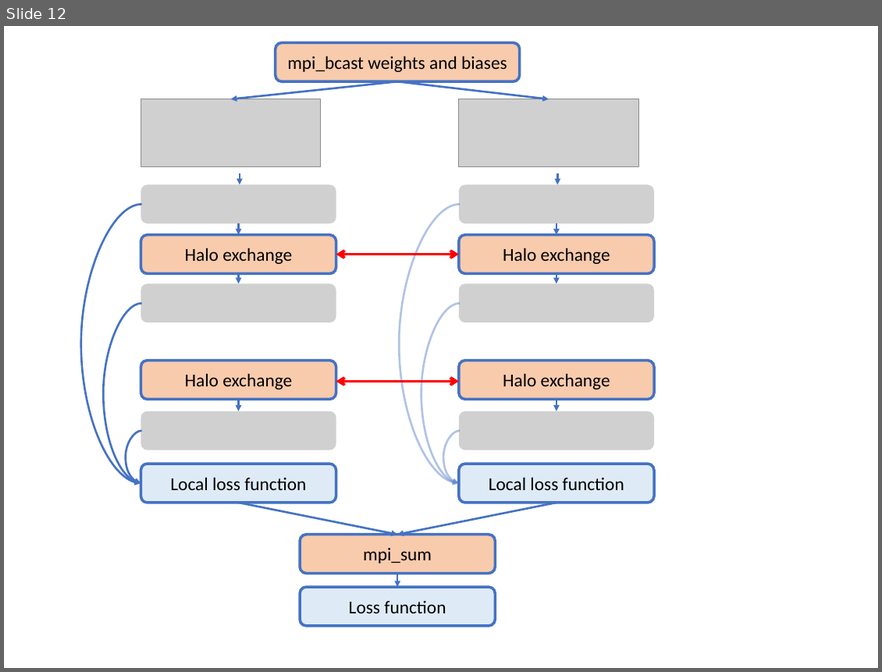
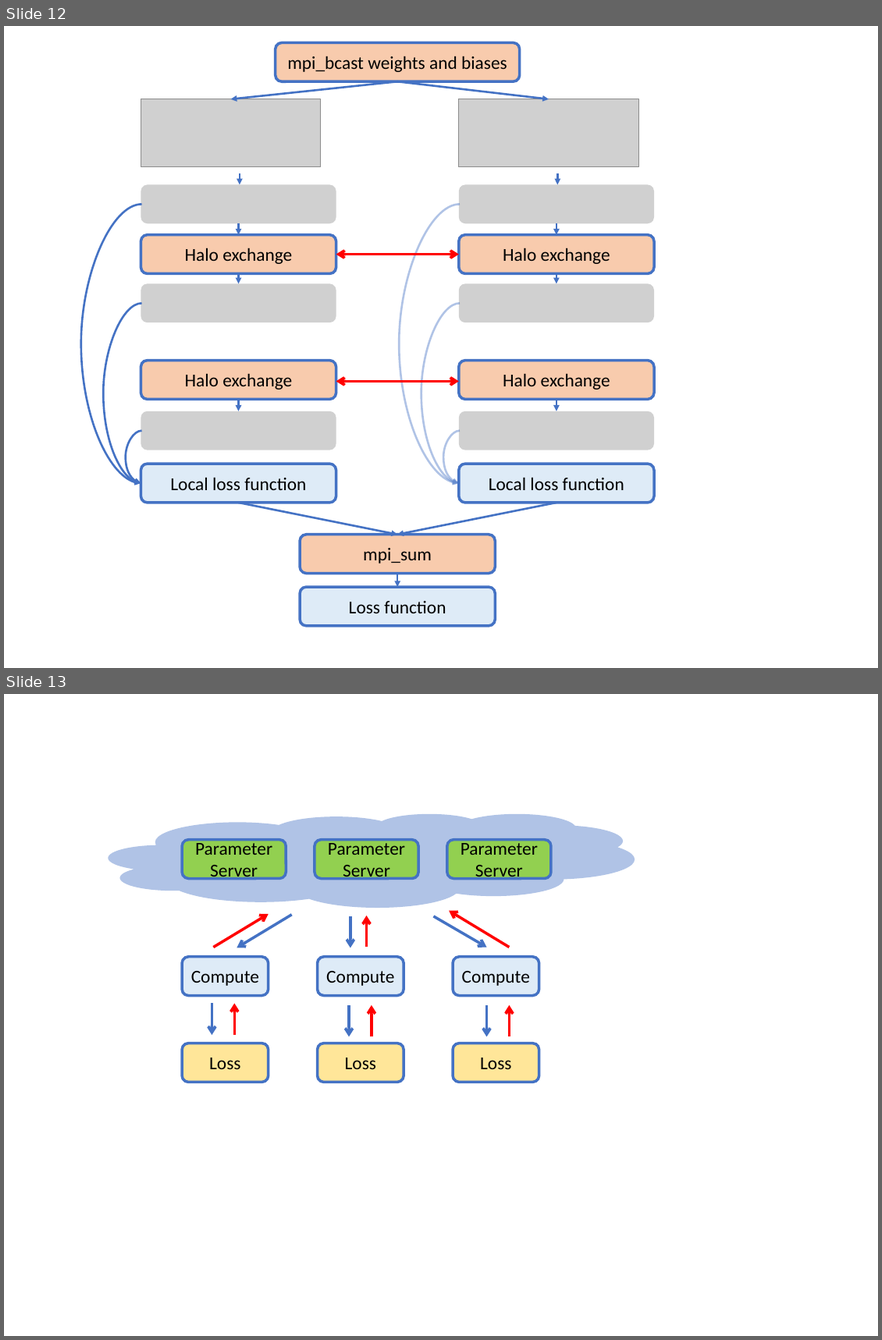
Before and after one commit to ADCMEMarket/ADCMEImages, a slide deck: Slides/figures.pptx. Shown one above the other, each under a label of ours: slide 12 before the commit, slides 12 and 13 after it. The pictures are 882x672 and 882x1340 pixels, drawn with LibreOffice and Linux fonts; fonts in the diff are those of the drawing; grey boxes stand for pictures; background and template pictures are left out. Boxes give left, top, right and bottom in pixels: in the first picture for what was removed or moved away, otherwise in the second. Text is boxed around its words. In the diff, an @@ line names an element or a change of style, - is before the commit and + after.

Commit message:
update slides

```diff
--- a/Slides/figures.pptx
+++ b/Slides/figures.pptx
@@ slide 13 added at bbox=[4, 694, 878, 1336], background #FFFFFF @@
@@ cloud added at bbox=[109, 814, 634, 908], fill #4472C4 at 42% opacity @@
@@ rounded rectangle added at bbox=[183, 840, 286, 878], fill #92D050, outline #4472C4 3 pt, 20 pt, text #000000 @@
+Parameter Server
@@ rounded rectangle added at bbox=[314, 840, 419, 878], fill #92D050, outline #4472C4 3 pt, 20 pt, text #000000 @@
+Parameter Server
@@ rounded rectangle added at bbox=[447, 840, 552, 878], fill #92D050, outline #4472C4 3 pt, 20 pt, text #000000 @@
+Parameter Server
@@ arrow added from (213, 947) to (268, 914), #FF0000 3 pt @@
@@ arrow added from (292, 915) to (236, 948), #4472C4 3 pt @@
@@ arrow added from (350, 916) to (350, 948), #4472C4 3 pt @@
@@ arrow added from (367, 947) to (367, 916), #FF0000 3 pt @@
@@ arrow added from (433, 916) to (486, 947), #4472C4 3 pt @@
@@ arrow added from (509, 947) to (449, 911), #FF0000 3 pt @@
@@ rounded rectangle added at bbox=[183, 957, 268, 995], fill #DEEBF7, outline #4472C4 3 pt, 20 pt, text #000000 @@
+Compute
@@ rounded rectangle added at bbox=[318, 957, 404, 995], fill #DEEBF7, outline #4472C4 3 pt, 20 pt, text #000000 @@
+Compute
@@ rounded rectangle added at bbox=[453, 957, 539, 995], fill #DEEBF7, outline #4472C4 3 pt, 20 pt, text #000000 @@
+Compute
@@ arrow added from (211, 1004) to (211, 1035), #4472C4 3 pt @@
@@ arrow added from (235, 1035) to (235, 1004), #FF0000 3 pt @@
@@ arrow added from (349, 1005) to (349, 1036), #4472C4 3 pt @@
@@ arrow added from (371, 1036) to (371, 1005), #FF0000 3 pt @@
@@ arrow added from (486, 1005) to (486, 1036), #4472C4 3 pt @@
@@ arrow added from (509, 1036) to (509, 1005), #FF0000 3 pt @@
@@ rounded rectangle added at bbox=[183, 1043, 268, 1082], fill #FFE699, outline #4472C4 3 pt, 20 pt, text #000000 @@
+Loss
@@ rounded rectangle added at bbox=[318, 1043, 404, 1082], fill #FFE699, outline #4472C4 3 pt, 20 pt, text #000000 @@
+Loss
@@ rounded rectangle added at bbox=[453, 1043, 539, 1082], fill #FFE699, outline #4472C4 3 pt, 20 pt, text #000000 @@
+Loss
```
Also in this commit, not shown: 3 other slides added.
